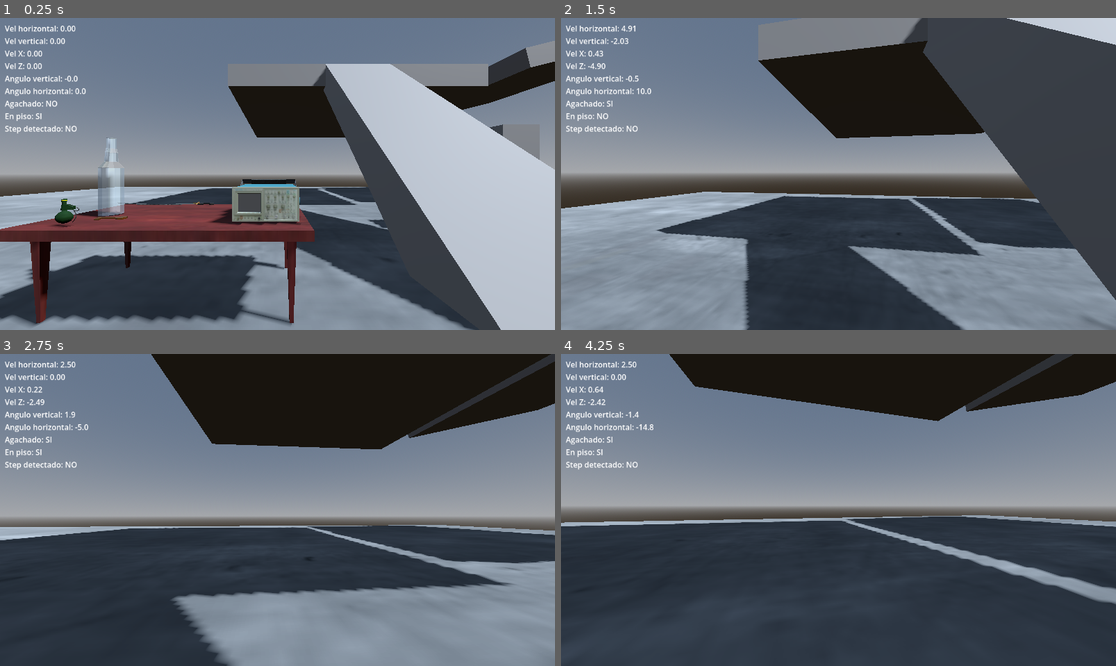
Above: before the commit, frames 1-4 (two rows, left to right).
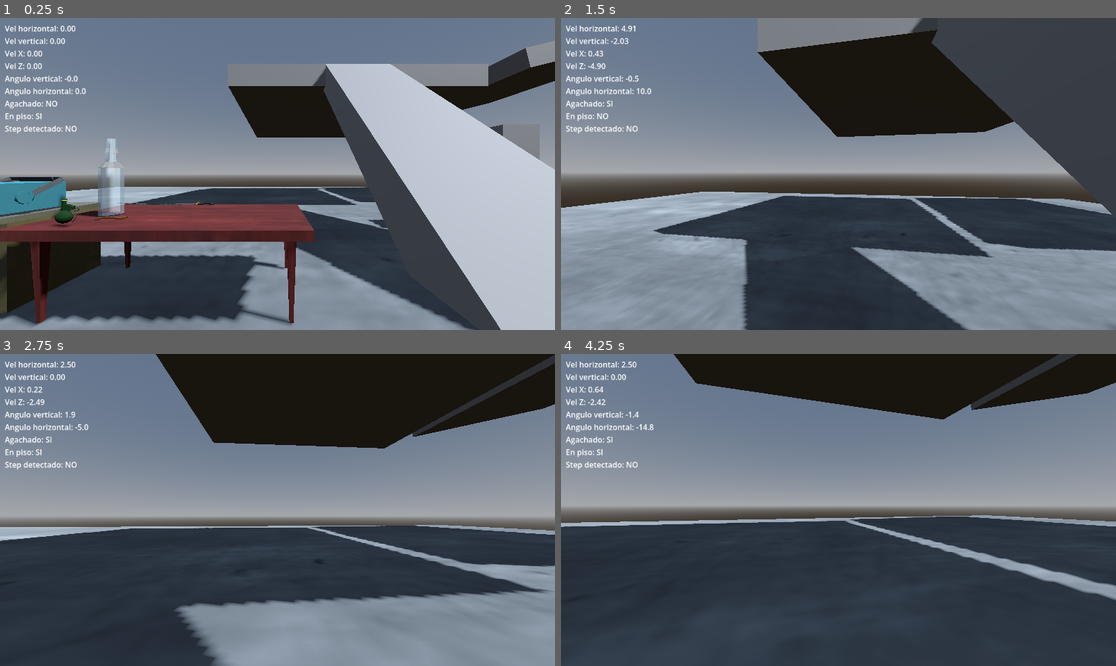
Above: after the commit, the same moments.

Repository: ElVerdulero2001/tun-tun-tun-sahur-el-juego-copia-de-Peripeteia-
Game: Godot game, scene res://levels/movement_test.tscn
The game is run twice, just before and just after one commit, with the same random seed, the same clock (stepped at 60 frames per second) and the same inputs.
Inputs (mouse positions are in pixels of both pictures, inside the frame that each line leads up to):
- Up to frame 1 (0.25 s): no input
- Up to frame 2 (1.5 s): tap Enter at 0.5, 0.6 s; move the mouse to (866, 174) at 0.52 s; hold W (move_forward) from 0.53 s (still down); tap Space (jump) at 0.77 s; move the mouse to (810, 174) at 1.27 s; tap Ctrl (crouch) at 1.35 s
- Up to frame 3 (2.75 s): keep holding W (move_forward); tap Space (jump) at 1.52 s; tap Enter at 1.55, 2.3 s; move the mouse to (288, 503) at 2.02 s; hold E (interactuar) from 2.03 s (still down)
- Up to frame 4 (4.25 s): keep holding W (move_forward); move the mouse to (832, 516) at 2.77 s; release E (interactuar) at 2.78 s; tap Shift (run) at 2.85 s; tap Space (jump) at 3.02, 3.77 s; tap Enter at 3.05, 3.8 s; move the mouse to (877, 513) at 3.52 s; tap T (tirar_item) at 3.6 s

The runs differ from the first frame. In frame 1, 5.8% of the frame differs, in the area x 0-56%, y 41-99%; in frame 2, 7.3%, in the area x 0-100%, y 0-100%; in frame 3, 4.0%; in frame 4, 2.0%.

Commit message:
sistema de hacking completo - terminal con contraseña desbloquea puerta

Diff:
--- a/levels/movement_test.tscn
+++ b/levels/movement_test.tscn
@@ -9,6 +9,7 @@
 [ext_resource type="PackedScene" uid="uid://cfw7j1gbqx2yh" path="res://assets/models/stairs/escalera_xlarga2.glb" id="11_jm7au"]
 [ext_resource type="PackedScene" uid="uid://bnkcn1b174ahh" path="res://scenes/props/static/door_rust_01.tscn" id="11_kcpfy"]
 [ext_resource type="Script" uid="uid://b8651sadk2hwi" path="res://scripts/player n entities/interactable.gd" id="12_7ued8"]
+[ext_resource type="PackedScene" uid="uid://d0vjdy7sg5k" path="res://scenes/props/static/monitor_01.tscn" id="13_yig0p"]
 [ext_resource type="PackedScene" uid="uid://derv7f5stbi5f" path="res://scenes/props/dinamic/botella_standar_1.tscn" id="14_8rkqj"]
 [ext_resource type="PackedScene" uid="uid://ce5sanae8y4jr" path="res://scenes/props/dinamic/sable_san_martin_1.tscn" id="15_2fbo5"]
 [ext_resource type="PackedScene" uid="uid://bmknlxq61koen" path="res://scenes/props/dinamic/mesa_standar_1.tscn" id="16_hwk1c"]
@@ -19,6 +20,7 @@
 [ext_resource type="Texture2D" uid="uid://cvc38q08ijnas" path="res://assets/textures/piso_piedra_01.webp" id="19_00m5o"]
 [ext_resource type="PackedScene" uid="uid://dtjyj444v5jty" path="res://scenes/props/static/banquitobrutalista_01.tscn" id="19_ptivj"]
 [ext_resource type="PackedScene" uid="uid://c7dl0cwwdn0vp" path="res://scenes/props/dinamic/granada_01.tscn" id="20_00m5o"]
+[ext_resource type="PackedScene" uid="uid://cfgfx6u5ccnn7" path="res://scenes/props/static/escritorio_01.tscn" id="20_yig0p"]
 
 [sub_resource type="ProceduralSkyMaterial" id="ProceduralSkyMaterial_755td"]
 
@@ -190,7 +192,17 @@
 [node name="puertas" type="Node3D" parent="world/enviroment/static" unique_id=125387660]
 
 [node name="door_rust_01" parent="world/enviroment/static/puertas" unique_id=2111091655 instance=ExtResource("11_kcpfy")]
-transform = Transform3D(-4.3711385e-08, 0, 0.99999994, 0, 1, 0, -0.99999994, 0, -4.3711385e-08, -8.675149, 0.31575918, 1.974226)
+transform = Transform3D(0.6806823, 0, 0.7325784, 0, 1, 0, -0.7325784, 0, 0.6806823, -10.286775, 0.31575918, -3.6303935)
+velocidad = 2.2
+requiere_llave = true
+
+[node name="escritorio_01" parent="world/enviroment/static" unique_id=59279466 instance=ExtResource("20_yig0p")]
+transform = Transform3D(1.04, 0, 0, 0, 1.04, 0, 0, 0, 1.04, -8.527092, 0, -3)
+
+[node name="monitor_01" parent="world/enviroment/static" unique_id=496304599 instance=ExtResource("13_yig0p")]
+transform = Transform3D(-4.371139e-08, 0, -1, 0, 1, 0, 1, 0, -4.371139e-08, -8.689714, 1.284939, -2.951923)
+contrasena = "1234"
+objetivo = NodePath("../puertas/door_rust_01")
 
 [node name="dinamic" type="Node3D" parent="world/enviroment" unique_id=637697114]
 
@@ -215,7 +227,7 @@
 mass = 0.35
 
 [node name="osciloscopio_01" parent="world/enviroment/dinamic" unique_id=471919506 instance=ExtResource("16_yig0p")]
-transform = Transform3D(1, 0, 0, 0, 1, 0, 0, 0, 1, -3.8551984, 1.3069715, -2.8426342)
+transform = Transform3D(0.99997795, 0.0060523394, -0.0027255674, -0.006050634, 0.99998146, 0.00063339557, 0.0027293519, -0.00061688496, 0.99999607, -7.540926, 1.4057808, -2.8426342)
 mass = 10.0
 
 [node name="pantalla" parent="world/enviroment/dinamic/osciloscopio_01/osciloscopio5" parent_id_path=PackedInt32Array(471919506, 1264347502) index="5" unique_id=1963793558]
@@ -245,7 +257,7 @@
 size = Vector2i(310, 255)
 
 [node name="Camera3D" type="Camera3D" parent="entities/screen osci/SubViewport" unique_id=417162581]
-transform = Transform3D(-0.013578206, 0, -0.9999078, 0, 1, 0, 0.99990773, 0, -0.0135781765, -10.516237, 1.8608596, -2.6852598)
+transform = Transform3D(-0.009670533, 0.7019665, -0.7121442, 0.009531449, 0.7122099, 0.7019019, 0.9999078, 0, -0.013578207, -11.442765, 5.6156588, -1.9091789)
 
 [editable path="world/enviroment/dinamic/osciloscopio_01"]
 [editable path="world/enviroment/dinamic/osciloscopio_01/osciloscopio5"]
--- a/scenes/components/ui_hacking.tscn
+++ b/scenes/components/ui_hacking.tscn
@@ -3,6 +3,7 @@
 [ext_resource type="Script" uid="uid://7knuisqbg7pd" path="res://scripts/enviroment/ui_hacking.gd" id="1_8rcou"]
 
 [node name="UIHacking" type="CanvasLayer" unique_id=20736175]
+process_mode = 3
 script = ExtResource("1_8rcou")
 
 [node name="Control" type="Control" parent="." unique_id=1064396169]
--- /dev/null
+++ b/scenes/props/static/escritorio_01.tscn
@@ -0,0 +1,44 @@
+[gd_scene format=3 uid="uid://cfgfx6u5ccnn7"]
+
+[ext_resource type="PackedScene" uid="uid://blt43724aob6t" path="res://assets/models/no_collectibles/escritorioviejo5.glb" id="1_2hasn"]
+
+[sub_resource type="BoxShape3D" id="BoxShape3D_1nqfn"]
+size = Vector3(2.905, 0.26, 1.29)
+
+[sub_resource type="BoxShape3D" id="BoxShape3D_nmkh8"]
+size = Vector3(0.775, 0.57, 1.17)
+
+[sub_resource type="BoxShape3D" id="BoxShape3D_ari28"]
+size = Vector3(0.135, 0.46, 1.17)
+
+[sub_resource type="BoxShape3D" id="BoxShape3D_tw3j1"]
+size = Vector3(1.355, 0.52, 0.075)
+
+[node name="escritorio_01" type="StaticBody3D" unique_id=59279466]
+
+[node name="escritorioviejo5" parent="." unique_id=1927582931 instance=ExtResource("1_2hasn")]
+transform = Transform3D(1, 0, 0, 0, 1, 0, 0, 0, 1, 0, 0.0034701228, 0)
+
+[node name="colision1" type="CollisionShape3D" parent="." unique_id=1478839527]
+transform = Transform3D(1, 0, 0, 0, 1, 0, 0, 0, 1, 0, 1.1055182, -0.058623552)
+shape = SubResource("BoxShape3D_1nqfn")
+
+[node name="colision2" type="CollisionShape3D" parent="." unique_id=1679768115]
+transform = Transform3D(1, 0, 0, 0, 1, 0, 0, 0, 1, -1.0619031, 0.73760235, -0.11370812)
+shape = SubResource("BoxShape3D_nmkh8")
+
+[node name="colision3" type="CollisionShape3D" parent="." unique_id=2052730583]
+transform = Transform3D(1, 0, 0, 0, 1, 0, 0, 0, 1, 1.06, 0.738, -0.11)
+shape = SubResource("BoxShape3D_nmkh8")
+
+[node name="colision4" type="CollisionShape3D" parent="." unique_id=2133171250]
+transform = Transform3D(1, 0, 0, 0, 1, 0, 0, 0, 1, -1.3763078, 0.22700986, -0.113341816)
+shape = SubResource("BoxShape3D_ari28")
+
+[node name="colision5" type="CollisionShape3D" parent="." unique_id=258513183]
+transform = Transform3D(1, 0, 0, 0, 1, 0, 0, 0, 1, 1.376, 0.227, -0.113)
+shape = SubResource("BoxShape3D_ari28")
+
+[node name="colision6" type="CollisionShape3D" parent="." unique_id=1101268333]
+transform = Transform3D(1, 0, 0, 0, 1, 0, 0, 0, 1, 0, 0.72043097, -0.65726835)
+shape = SubResource("BoxShape3D_tw3j1")
--- /dev/null
+++ b/scenes/props/static/monitor_01.tscn
@@ -0,0 +1,17 @@
+[gd_scene format=3 uid="uid://d0vjdy7sg5k"]
+
+[ext_resource type="PackedScene" uid="uid://c3mnxj2ogypfb" path="res://assets/models/no_collectibles/monitorcrt4.glb" id="1_gi06t"]
+[ext_resource type="Script" uid="uid://db4dlr0g1mipp" path="res://scripts/enviroment/terminal.gd" id="1_tgd5d"]
+
+[sub_resource type="BoxShape3D" id="BoxShape3D_tgd5d"]
+size = Vector3(0.75, 0.74, 0.705)
+
+[node name="monitor_01" type="StaticBody3D" unique_id=496304599]
+script = ExtResource("1_tgd5d")
+
+[node name="monitorcrt4" parent="." unique_id=1123304842 instance=ExtResource("1_gi06t")]
+transform = Transform3D(1, 0, 0, 0, 1, 0, 0, 0, 1, 0.10756113, 0, 0)
+
+[node name="CollisionShape3D" type="CollisionShape3D" parent="." unique_id=980058600]
+transform = Transform3D(1, 0, 0, 0, 1, 0, 0, 0, 1, -0.0077038854, 0.3547225, 0)
+shape = SubResource("BoxShape3D_tgd5d")
--- a/scripts/enviroment/ui_hacking.gd
+++ b/scripts/enviroment/ui_hacking.gd
@@ -9,12 +9,18 @@
 func _ready():
 	visible = false
 	boton.pressed.connect(_on_confirmar)
+	campo.text_submitted.connect(_on_texto_enviado)
+
+func _process(_delta):
+	if visible and not campo.has_focus():
+		campo.grab_focus()
 
 func abrir(terminal: Terminal):
 	terminal_actual = terminal
 	campo.text = ""
 	feedback.text = ""
 	visible = true
+	await get_tree().process_frame
 	campo.grab_focus()
 	get_tree().paused = true
 
@@ -35,6 +41,22 @@
 		cerrar()
 	else:
 		feedback.text = "CONTRASEÑA INCORRECTA"
+		campo.text = ""
+		var evento = InputEventKey.new()
+		evento.keycode = KEY_ENTER
+		evento.pressed = true
+		Input.parse_input_event(evento)
+		var timer = Timer.new()
+		timer.wait_time = 1.0
+		timer.one_shot = true
+		add_child(timer)
+		timer.start()
+		await timer.timeout
+		timer.queue_free()
+		feedback.text = ""
+
+func _on_texto_enviado(_texto: String):
+	_on_confirmar()
 
 func _input(event):
 	if visible and event.is_action_pressed("ui_cancel"):
Binary file removed: assets/models/collectibles/banquitobrutalisnumoer3_concrete_02.webp
Not shown, removed: assets/models/collectibles/banquitobrutalisnumoer3_concrete_02.webp.import
Binary file removed: assets/models/collectibles/granada1_metal_hammered_01.webp
Not shown, removed: assets/models/collectibles/granada1_metal_hammered_01.webp.import
Binary file removed: assets/models/collectibles/granada1_metal_scorned_01.webp
Not shown, removed: assets/models/collectibles/granada1_metal_scorned_01.webp.import
Binary file removed: assets/models/collectibles/machetedesanmartin4_bronze_1.webp
Not shown, removed: assets/models/collectibles/machetedesanmartin4_bronze_1.webp.import
Binary file removed: assets/models/collectibles/machetedesanmartin4_damascus_steel_1.webp
Binary file removed: assets/models/collectibles/machetedesanmartin4_wood_black_1.webp
Not shown, removed: assets/models/collectibles/machetedesanmartin4_wood_black_1.webp.import
Binary file removed: assets/models/no_collectibles/door_oxide3_door_rust_01.webp
(and 35 more such lines)
